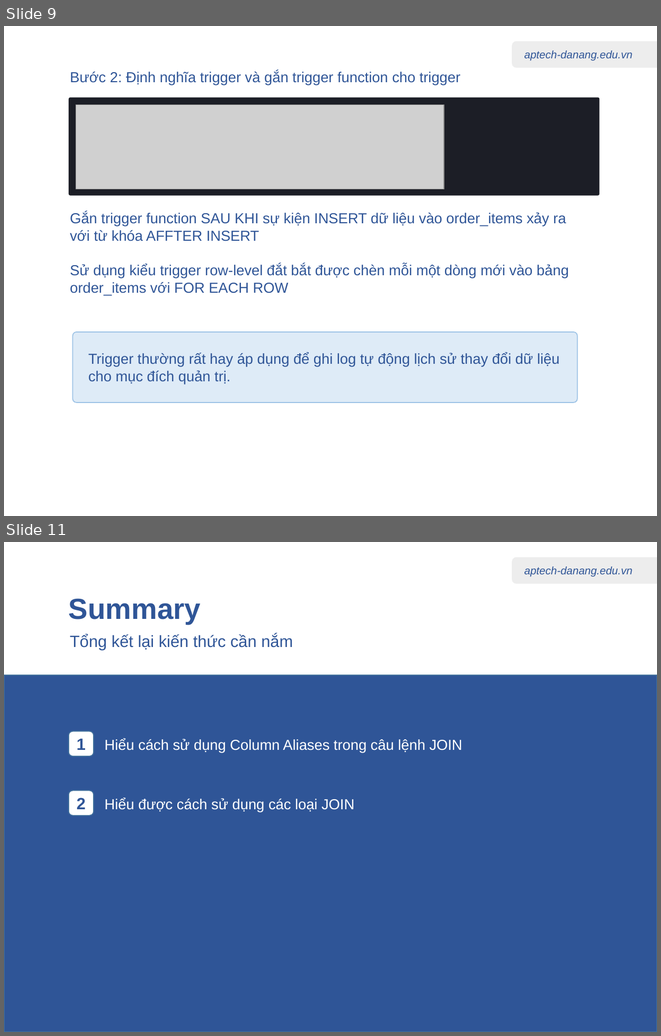
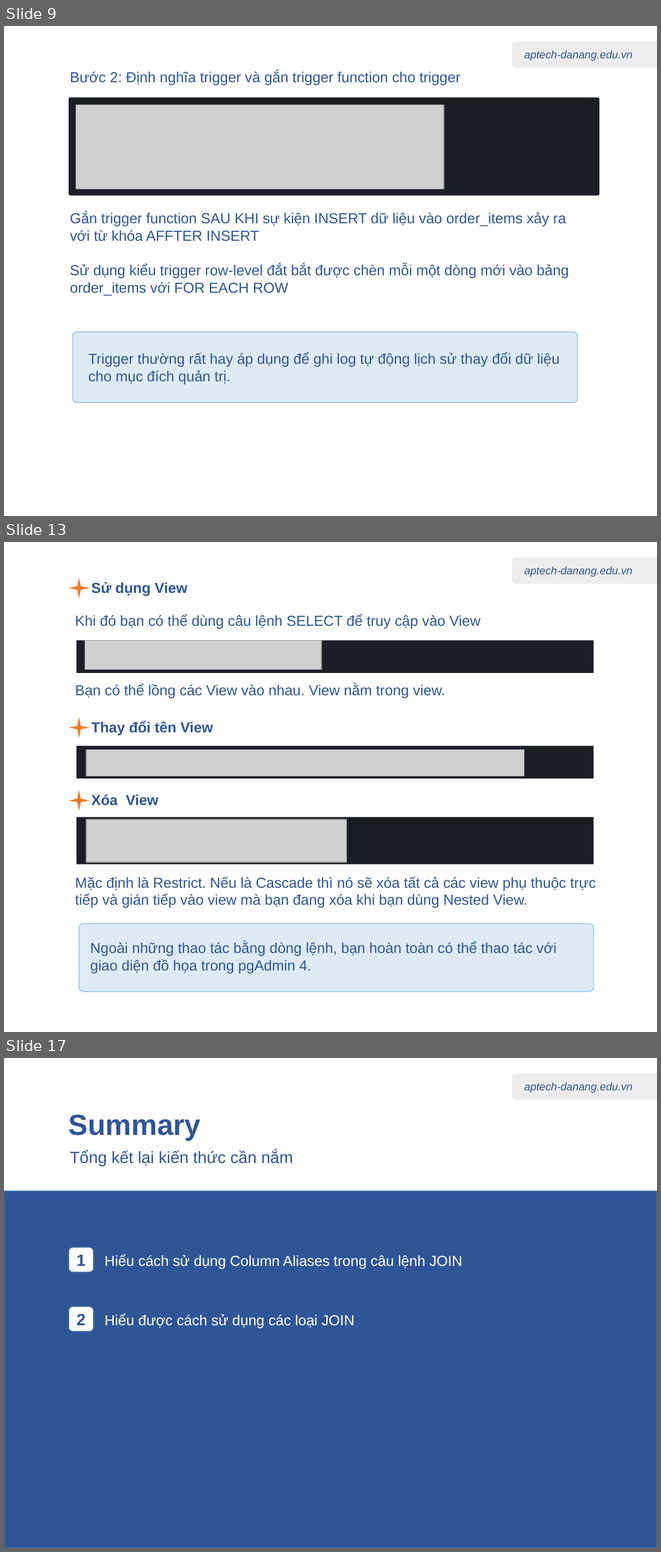
Before and after one commit to nhannn87dn/Learn-PostgreSQL, a slide deck: 01.Lessions/09-Stored-procedures-Triggers-Views/09-Stored-procedures-Triggers-Views.pptx. Shown one above the other, each under a label of ours: slides 9 and 11 before the commit, slides 9, 13 and 17 after it; the slides between them are not shown. The pictures are 661x1036 and 661x1552 pixels, drawn with LibreOffice and Linux fonts; fonts in the diff are those of the drawing; grey boxes stand for pictures. Boxes give left, top, right and bottom in pixels: in the first picture for what was removed or moved away, otherwise in the second. Text is boxed around its words. In the diff, an @@ line names an element or a change of style, - is before the commit and + after.

```diff
--- a/01.Lessions/09-Stored-procedures-Triggers-Views/09-Stored-procedures-Triggers-Views.pptx
+++ b/01.Lessions/09-Stored-procedures-Triggers-Views/09-Stored-procedures-Triggers-Views.pptx
@@ slide 13 added at box(4, 542, 657, 1032), background #FFFFFF; not listed: 2 template elements that a slide beside it also shows @@
@@ star added at box(69, 578, 89, 599), fill #ED7D31 @@
@@ text added at box(91, 582, 187, 596), 16 pt, text #2F5597, bold @@
+Sử dụng View
@@ text added at box(75, 614, 480, 628), 16 pt, text #2F5597 @@
+Khi đó bạn có thể dùng câu lệnh SELECT để truy cập vào View
@@ rounded rectangle added at box(77, 640, 593, 672), fill #1C1E26 @@
@@ picture added at box(85, 640, 321, 669) @@
@@ text added at box(75, 684, 445, 698), 16 pt, text #2F5597 @@
+Bạn có thể lồng các View vào nhau. View nằm trong view.
@@ star added at box(69, 717, 89, 738), fill #ED7D31 @@
@@ text added at box(91, 721, 213, 735), 16 pt, text #2F5597, bold @@
+Thay đổi tên View
@@ rounded rectangle added at box(77, 746, 593, 778), fill #1C1E26 @@
@@ picture added at box(86, 750, 524, 776) @@
@@ star added at box(69, 790, 89, 811), fill #ED7D31 @@
@@ text added at box(91, 794, 159, 805), 16 pt, text #2F5597, bold @@
+Xóa View
@@ rounded rectangle added at box(77, 817, 593, 864), fill #1C1E26 @@
@@ picture added at box(86, 820, 347, 863) @@
@@ text added at box(75, 876, 596, 908), 16 pt, text #2F5597 @@
+Mặc định là Restrict. Nếu là Cascade thì nó sẽ xóa tất cả các view phụ thuộc trực tiếp và gián tiếp vào view mà bạn đang xóa khi bạn dùng Nested View.
@@ rounded rectangle added at box(79, 923, 593, 991), fill #DEEBF7, outline #9DC3E6 1 pt @@
@@ text added at box(90, 942, 557, 973), 16 pt, text #2F5597 @@
+Ngoài những thao tác bằng dòng lệnh, bạn hoàn toàn có thể thao tác với giao diện đồ họa trong pgAdmin 4.
@@ what was slide 11 is now slide 17 @@
```
Also in this commit, not shown: 6 other slides added, 1 slide removed, 2 other files.
